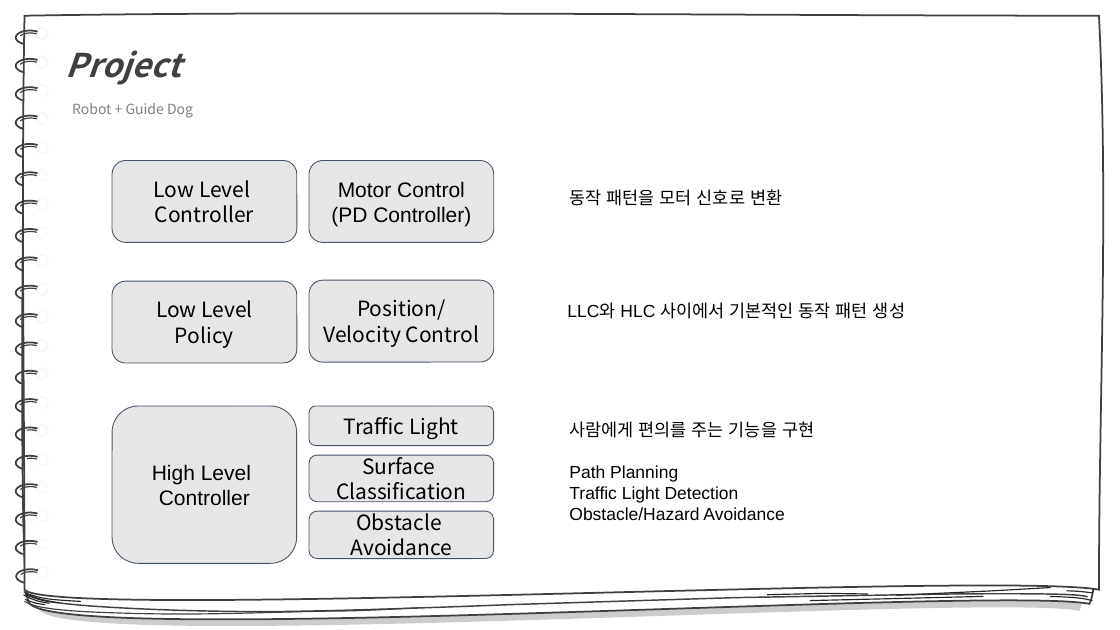
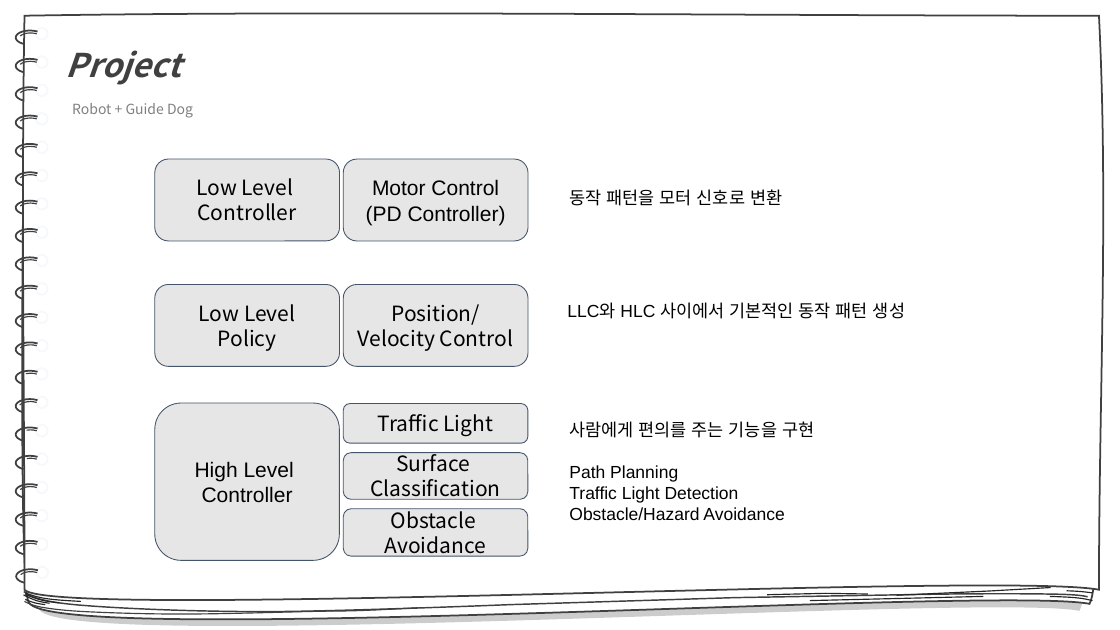
Before and after one commit to redEddie/CROS0218, a slide deck: slide 6 of 팀플 ppt.pptx (slide 8 before the commit). Drawn at 1120x630 pixels with LibreOffice and Linux fonts; fonts in the diff are those of the drawing. Boxes give left, top, right and bottom in pixels: in the first picture for what was removed or moved away, otherwise in the second. Text is boxed around its words. In the diff, an @@ line names an element or a change of style, - is before the commit and + after.

```diff
--- a/팀플 ppt.pptx
+++ b/팀플 ppt.pptx
@@ rounded rectangle "Low Level": place and size @@
-rounded rectangle "Low Level" at box(112, 160, 297, 243)
+rounded rectangle "Low Level" at box(155, 159, 339, 241)
@@ rounded rectangle "Low Level Policy": place and size @@
-rounded rectangle "Low Level Policy" at box(112, 281, 297, 364)
+rounded rectangle "Low Level Policy" at box(155, 285, 339, 367)
@@ rounded rectangle "Position/Velocity Control": place and size @@
-rounded rectangle "Position/Velocity Control" at box(309, 281, 494, 363)
+rounded rectangle "Position/Velocity Control" at box(344, 285, 528, 367)
@@ rounded rectangle "High Level": place and size @@
-rounded rectangle "High Level" at box(112, 406, 297, 563)
+rounded rectangle "High Level" at box(155, 403, 339, 560)
@@ rounded rectangle "Traffic Light": place and size @@
-rounded rectangle "Traffic Light" at box(309, 406, 494, 445)
+rounded rectangle "Traffic Light" at box(344, 403, 528, 443)
@@ 3 rounded rectangles: place and size @@
-3 rounded rectangles at box(309, 160, 494, 558)
+3 rounded rectangles at box(344, 159, 528, 556)
```
Also in this commit, not shown: 7 other slides changed, 3 slides added, 1 slide removed.
